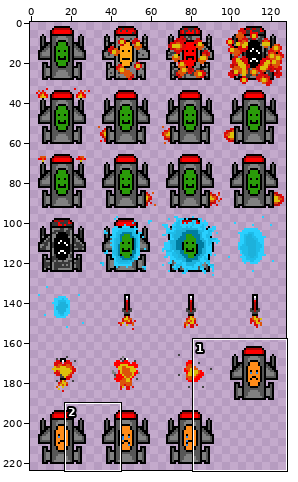
File history of a sprite sheet, assets/sprites/Spaceship.png. Above: a wide view before the commit, with the close-up outlined.
Close-up. Before the commit:
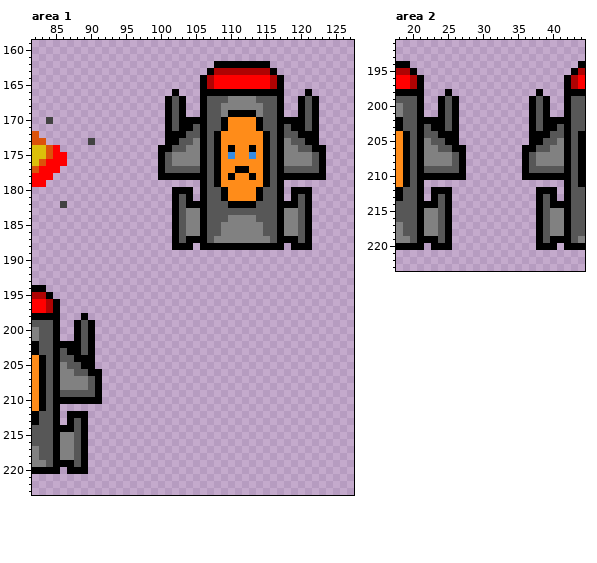
The file is 128x224 pixels. Shown: area 1: x 82..127, y 159..223; area 2: x 18..44, y 191..223. The commit also changed other parts of the picture, which this record leaves out.
The same view after the edit:
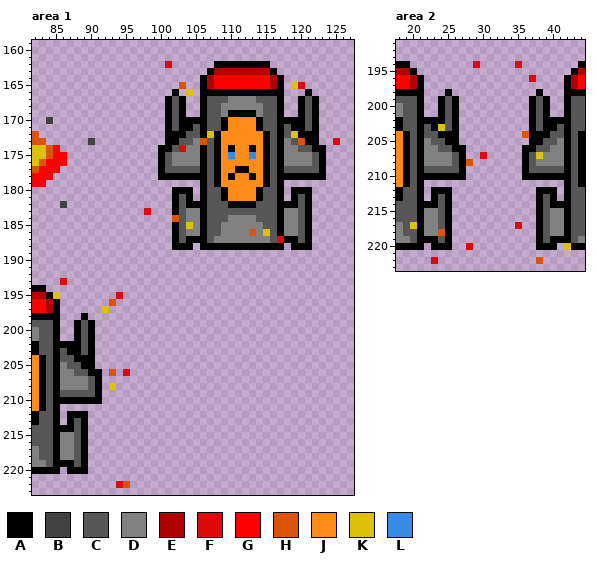
Palette (. is transparent): A #000000  B #424242  C #575757  D #818181  E #af0303  F #dc0a0a  G #ff0000  H #dc530a  J #ff8c19  K #dcc00a  L #368ce3
Change:
Area 1:
y 162: x 101 . -> F
y 165: x 103 . -> H; x 119..120 .. -> KF
y 166: x 104 . -> K
y 172: x 107 C -> K; x 119 C -> K
y 173: x 106 A -> H; x 120 C -> H; x 125 . -> F
y 174: x 103 C -> F
y 183: x 98 . -> F
y 184: x 102 A -> H
y 185: x 104 D -> K
y 186: x 113 D -> H; x 115 C -> K
y 187: x 117 A -> F
y 193: x 86 . -> F
y 195: x 85 . -> K; x 94 . -> F
y 196: x 93 . -> H
y 197: x 92 . -> K
y 206: x 93 . -> H; x 95 . -> F
y 208: x 93 . -> K
y 222: x 94..95 .. -> FH
Area 2:
y 194: x 29 . -> F; x 35 . -> F
y 196: x 37 . -> F
y 203: x 24 A -> K
y 204: x 36 . -> H
y 207: x 30 . -> F; x 38 D -> K
y 208: x 28 . -> H
y 217: x 20 C -> K; x 35 . -> F
y 218: x 24 C -> H
y 220: x 28 . -> F; x 42 A -> K
y 222: x 23 . -> F; x 38 . -> H
